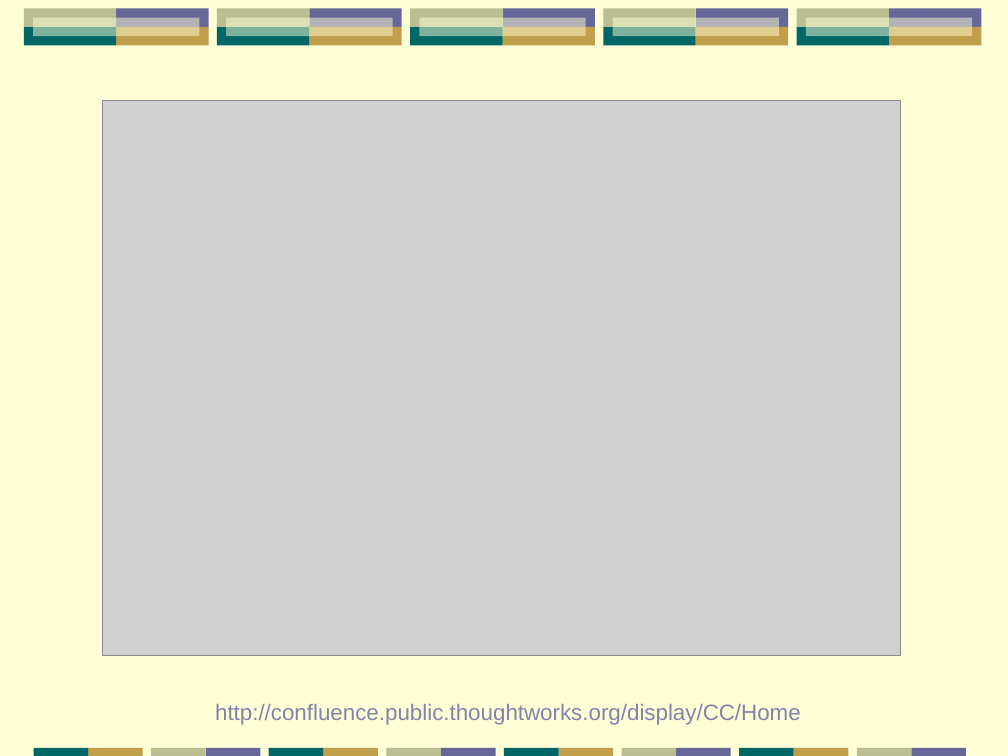
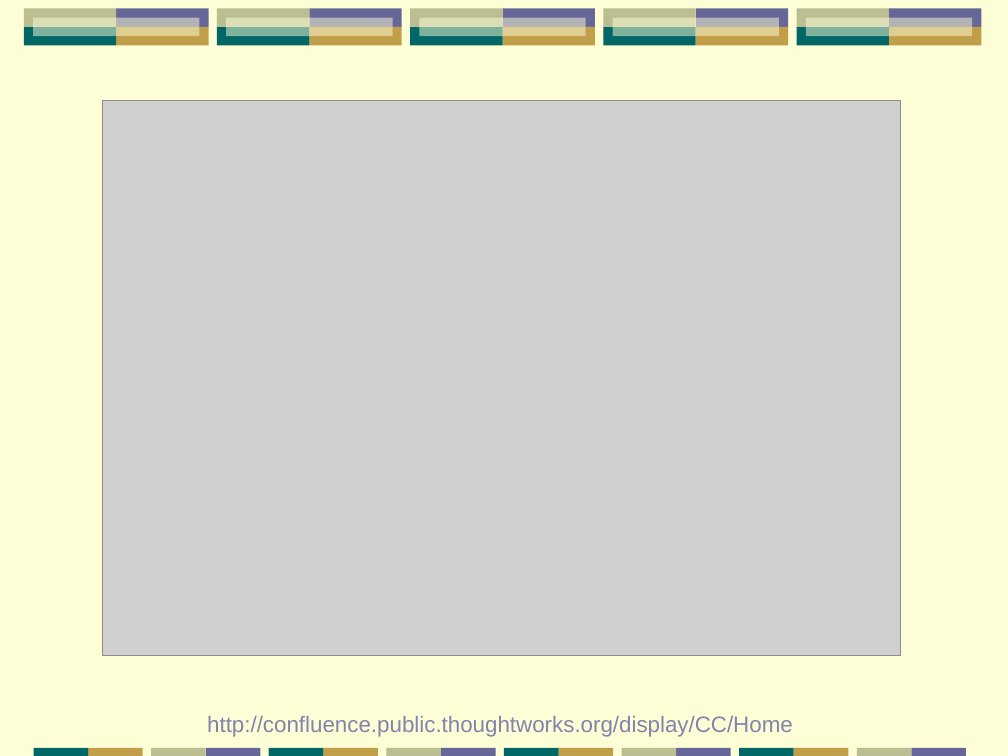
Before and after one commit to papuapost/yazaar, a slide deck: slide 68 of articles/testing-tools/testing-tools.odp. Drawn at 1008x756 pixels with LibreOffice and Linux fonts; fonts in the diff are those of the drawing; grey boxes stand for pictures. Boxes give left, top, right and bottom in pixels: in the first picture for what was removed or moved away, otherwise in the second. Text is boxed around its words. In the diff, an @@ line names an element or a change of style, - is before the commit and + after.

```diff
--- a/articles/testing-tools/testing-tools.odp
+++ b/articles/testing-tools/testing-tools.odp
@@ text "http://confluence.public.thoughtworks.org/display/CC/Home": place and size @@
-text "http://confluence.public.thoughtworks.org/display/CC/Home" at [215,704,801,725]
+text "http://confluence.public.thoughtworks.org/display/CC/Home" at [207,716,793,737]
```
Also in this commit, not shown: 4 other slides changed, 1 other file.
